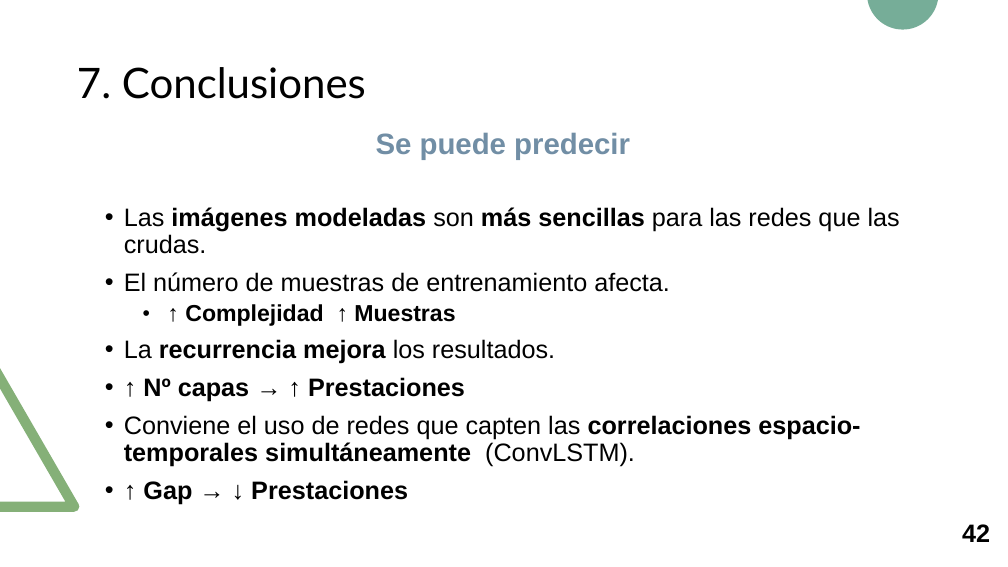
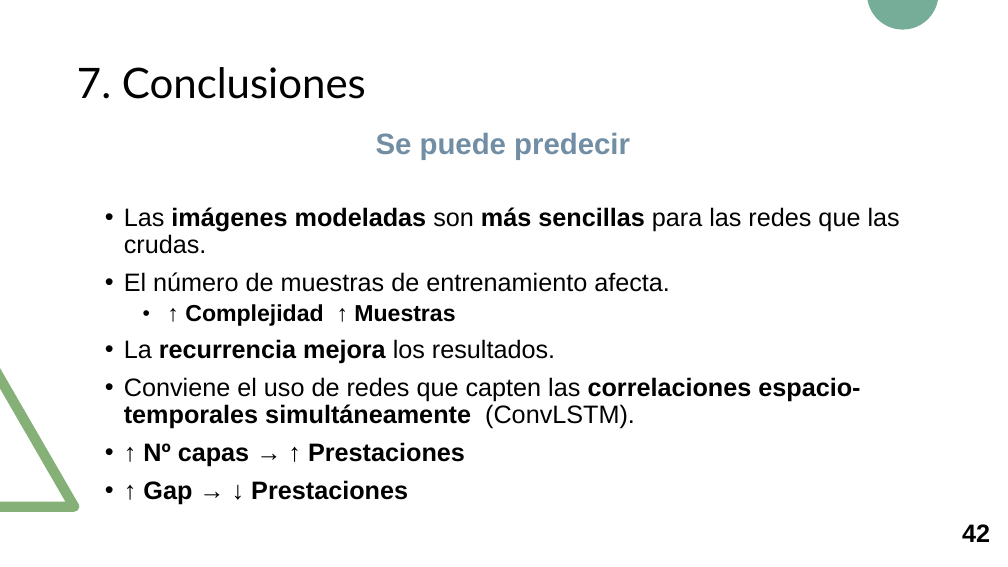
Before and after one commit to RoboticsLabURJC/2017-tfm-nuria-oyaga, a slide deck: slide 43 of Documentation/Presentacion-TFM/Presentacion-TFM.pptx. Drawn at 1008x567 pixels with LibreOffice and Linux fonts; fonts in the diff are those of the drawing. Boxes give left, top, right and bottom in pixels: in the first picture for what was removed or moved away, otherwise in the second. Text is boxed around its words. In the diff, an @@ line names an element or a change of style, - is before the commit and + after.

Commit message:
Presentation v.2

```diff
--- a/Documentation/Presentacion-TFM/Presentacion-TFM.pptx
+++ b/Documentation/Presentacion-TFM/Presentacion-TFM.pptx
@@ text at (124, 377, 860, 429): paragraph added @@
+• Conviene el uso de redes que capten las correlaciones espacio-temporales simultáneamente (ConvLSTM).
@@ text at (124, 415, 860, 467): paragraph removed @@
-• Conviene el uso de redes que capten las correlaciones espacio-temporales simultáneamente (ConvLSTM).
```
Also in this commit, not shown: 1 other slide changed, 1 other file.
